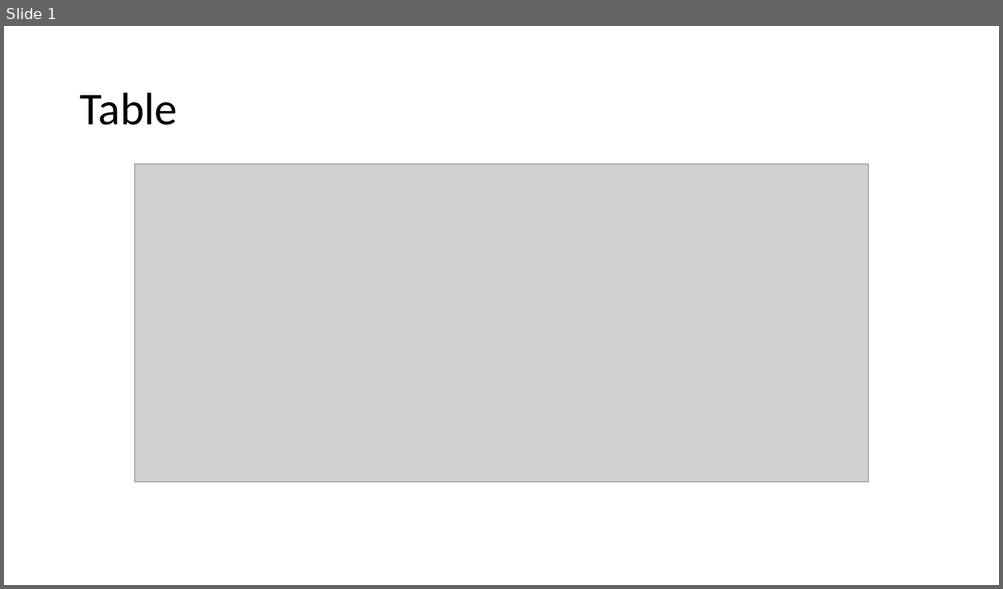
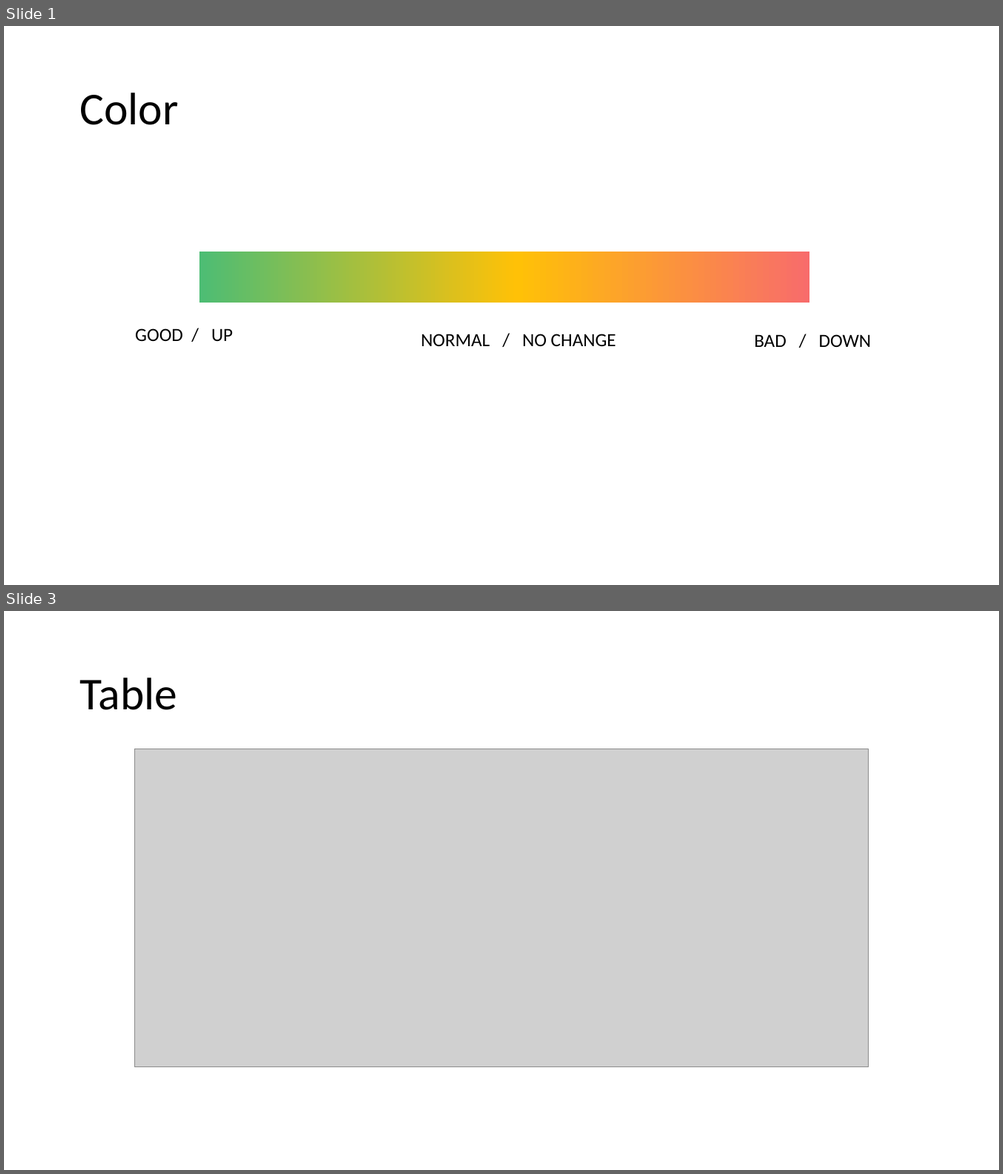
Before and after one commit to nguyenthingoctran/tailieu, a slide deck: UI-UX/UI UX for growme/component.pptx. Shown one above the other, each under a label of ours: slide 1 before the commit, slides 1 and 3 after it; the slides between them are not shown. The pictures are 1003x589 and 1003x1174 pixels, drawn with LibreOffice and Linux fonts; fonts in the diff are those of the drawing; grey boxes stand for pictures. Boxes give left, top, right and bottom in pixels: in the first picture for what was removed or moved away, otherwise in the second. Text is boxed around its words. In the diff, an @@ line names an element or a change of style, - is before the commit and + after.

```diff
--- a/UI-UX/UI UX for growme/component.pptx
+++ b/UI-UX/UI UX for growme/component.pptx
@@ slide 1 added at box(4, 26, 999, 585), background #FFFFFF @@
@@ title added at box(79, 93, 178, 125), 44 pt, text #000000 @@
+Color
@@ rectangle added at box(199, 252, 809, 304), fill gradient #4DBD74 to #FFC107 to #F86C6B @@
@@ text added at box(135, 329, 233, 341), 18 pt, text #000000 @@
+GOOD / UP
@@ text added at box(421, 334, 616, 346), 18 pt, text #000000 @@
+NORMAL / NO CHANGE
@@ text added at box(754, 335, 871, 347), 18 pt, text #000000 @@
+BAD / DOWN
@@ what was slide 1 is now slide 3 @@
```
Also in this commit, not shown: 2 other slides added, 1 slide removed, 5 other files.
